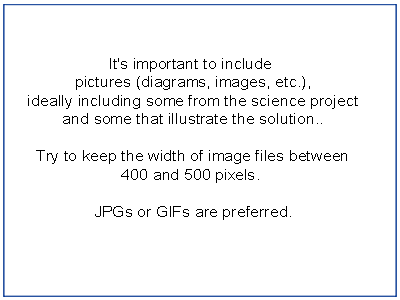
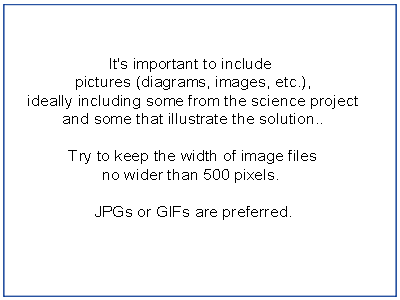
Comparing the layer stacks of the two 400 x 300 images. Changes:
painted on "It's important to include pic" over (36, 150, 347, 183)
